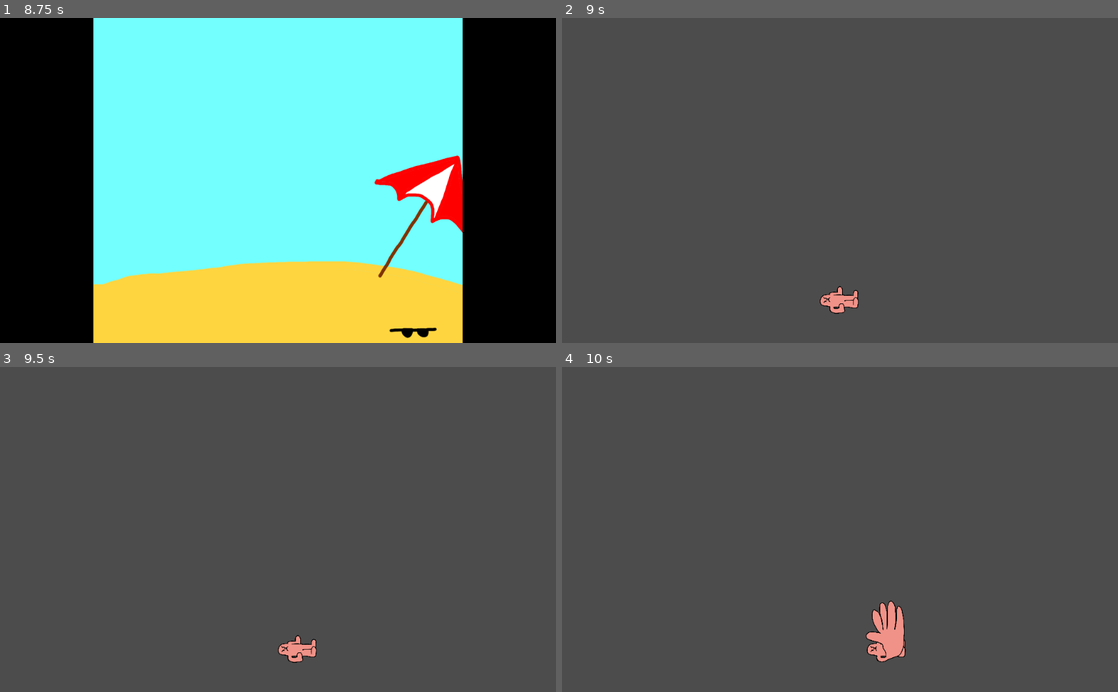
Above: before the commit, frames 1-4 (two rows, left to right).
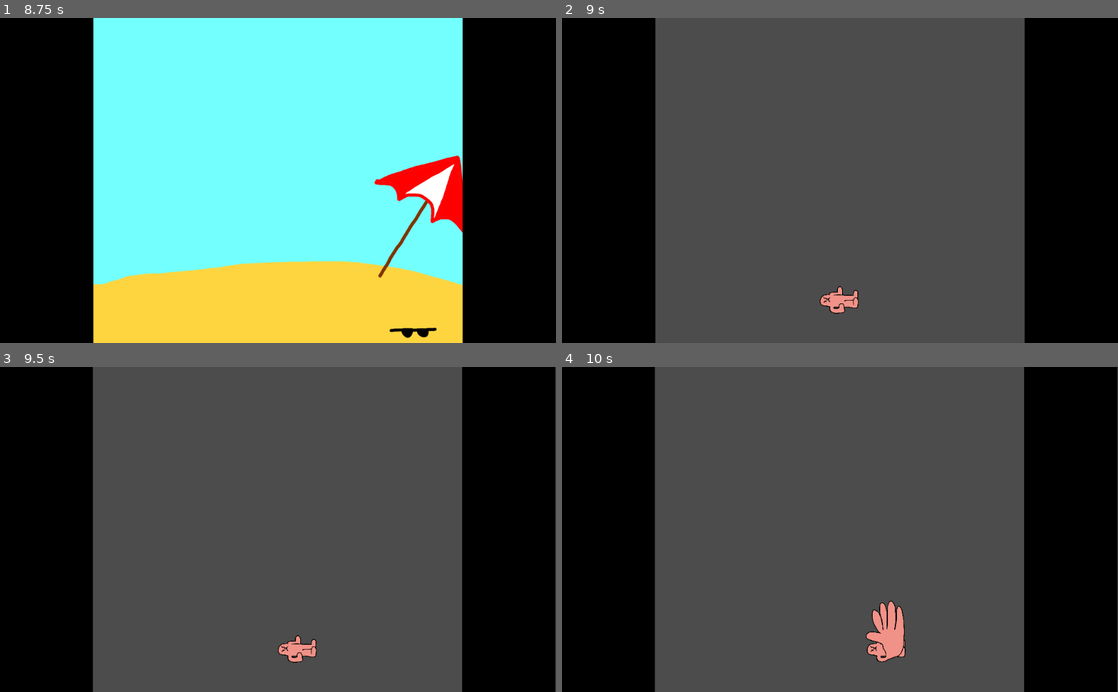
Above: after the commit, the same moments.

Repository: whenbellstoll/KillTheSun
Game: Godot game, scene res://Opening.tscn
The game is run twice, just before and just after one commit, with the same random seed, the same clock (stepped at 60 frames per second) and the same inputs.
Inputs:
- Up to frame 1 (8.75 s): hold Right (move_right) 0.53-2.03 s; tap Space (slap) at 0.6, 1.35, 2.1, 2.85, 3.5, 3.6, 4.35, 5.1, 5.85, 6.6, 7.35, 8.1 s; hold Left (move_left) 2.03-2.78 s; tap Enter at 2.75, 6.5 s; hold Right (move_right) 2.78-4.28 s; hold Left (move_left) 4.28-5.03 s; hold Right (move_right) 5.03-5.78 s; hold Left (move_left) 5.78-7.28 s; hold Right (move_right) from 7.28 s (still down)
- Up to frame 2 (9 s): keep holding Right (move_right); tap Space (slap) at 8.75, 8.85 s
- Up to frame 3 (9.5 s): keep holding Right (move_right)
- Up to frame 4 (10 s): release Right (move_right) at 9.53 s; hold Left (move_left) from 9.53 s (still down); tap Space (slap) at 9.6 s

Frame 1 is identical in both runs. In frame 2, 34% of the frame differs, in the area x 0-100%, y 0-100%; in frame 3, 34%; in frame 4, 34%.

Commit message:
Add UI Borders with Collision

Diff:
--- a/Game.tscn
+++ b/Game.tscn
@@ -1,9 +1,24 @@
-[gd_scene load_steps=3 format=2]
+[gd_scene load_steps=7 format=2]
 
 [ext_resource path="res://Player.tscn" type="PackedScene" id=1]
+[ext_resource path="res://Art/WhitePixel.png" type="Texture" id=2]
+[ext_resource path="res://PlatformCollider.tscn" type="PackedScene" id=3]
 
 [sub_resource type="RectangleShape2D" id=1]
 extents = Vector2( 340, 300 )
+
+[sub_resource type="GDScript" id=2]
+resource_name = "PlayerTracker"
+script/source = "extends Node2D
+
+
+onready var _player = get_node(\"../Player\")
+
+func _process(delta):
+	self.position = Vector2(0, _player.position.y)
+"
+
+[sub_resource type="AnimatedTexture" id=3]
 
 [node name="Node2D" type="Node2D"]
 
@@ -16,3 +31,27 @@
 shape = SubResource( 1 )
 
 [node name="Player" parent="." instance=ExtResource( 1 )]
+
+[node name="PlayerTracker" type="Node2D" parent="."]
+script = SubResource( 2 )
+
+[node name="LeftMargin" type="Sprite" parent="PlayerTracker"]
+modulate = Color( 0, 0, 0, 1 )
+position = Vector2( -426, 0 )
+scale = Vector2( 171.537, 604.775 )
+texture = ExtResource( 2 )
+normal_map = SubResource( 3 )
+
+[node name="StaticBody2D" parent="PlayerTracker/LeftMargin" instance=ExtResource( 3 )]
+visible = false
+scale = Vector2( 0.0497176, 0.049926 )
+
+[node name="RightMargin" type="Sprite" parent="PlayerTracker"]
+modulate = Color( 0, 0, 0, 1 )
+position = Vector2( 426, 0 )
+scale = Vector2( 172, 600 )
+texture = ExtResource( 2 )
+
+[node name="StaticBody2D" parent="PlayerTracker/RightMargin" instance=ExtResource( 3 )]
+visible = false
+scale = Vector2( 0.0497176, 0.0499259 )
